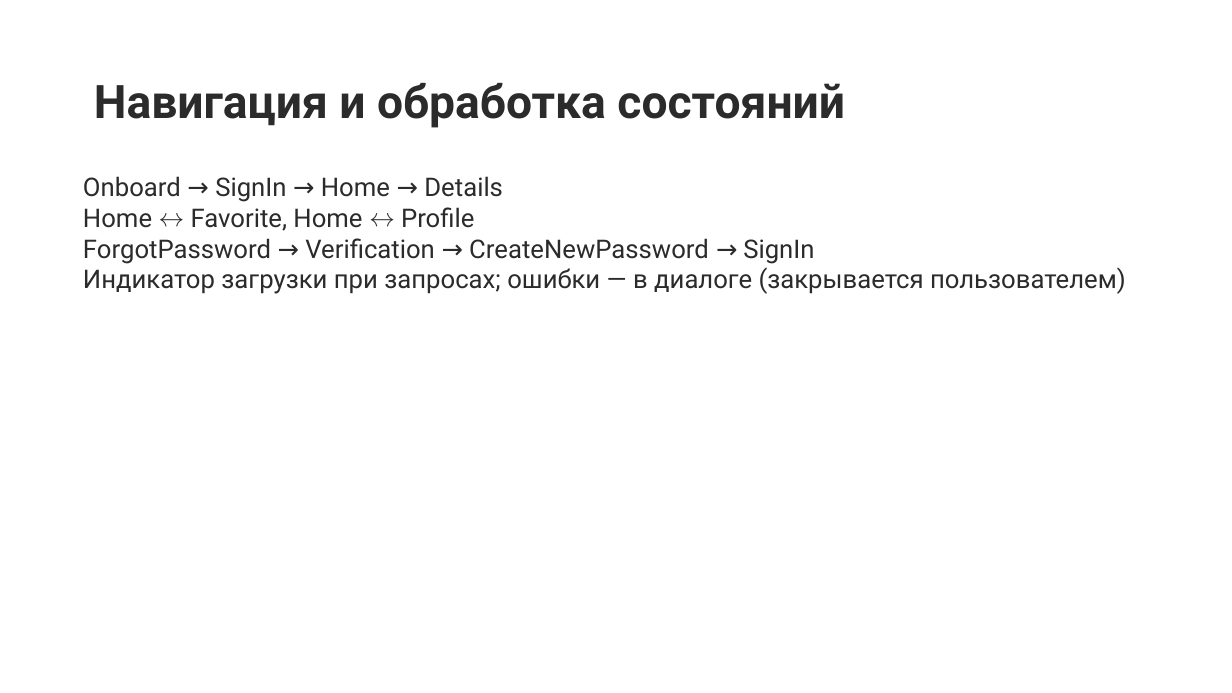
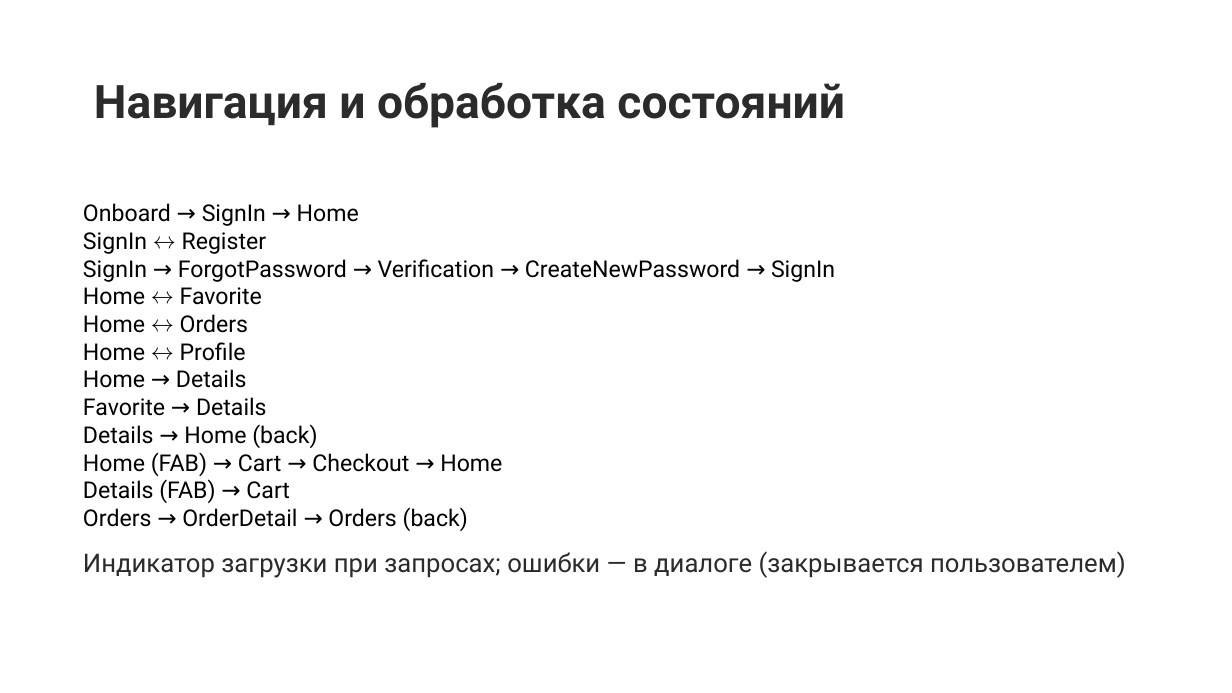
Before and after one commit to parsifal-cxx/store, a slide deck: slide 6 of publication/presentation.pptx. Drawn at 1232x693 pixels with LibreOffice and Linux fonts; fonts in the diff are those of the drawing. Boxes give left, top, right and bottom in pixels: in the first picture for what was removed or moved away, otherwise in the second. Text is boxed around its words. In the diff, an @@ line names an element or a change of style, - is before the commit and + after.

```diff
--- a/publication/presentation.pptx
+++ b/publication/presentation.pptx
@@ text at [83,203,835,531]: text changed; size 20 to 18 pt; text colour #2B2B2B to #000000 @@
-Onboard → SignIn → Home → Details
-Home ↔ Favorite, Home ↔ Profile
-ForgotPassword → Verification → CreateNewPassword → SignIn
+Onboard → SignIn → Home
+SignIn ↔ Register
+SignIn → ForgotPassword → Verification → CreateNewPassword → SignIn
+Home ↔ Favorite
+Home ↔ Orders
+Home ↔ Profile
+Home → Details
+Favorite → Details
+Details → Home (back)
+Home (FAB) → Cart → Checkout → Home
+Details (FAB) → Cart
+Orders → OrderDetail → Orders (back)
@@ text at [83,551,1126,578]: line spacing 1 to 1.5 @@
```
Also in this commit, not shown: 6 other slides changed, 26 other files.
